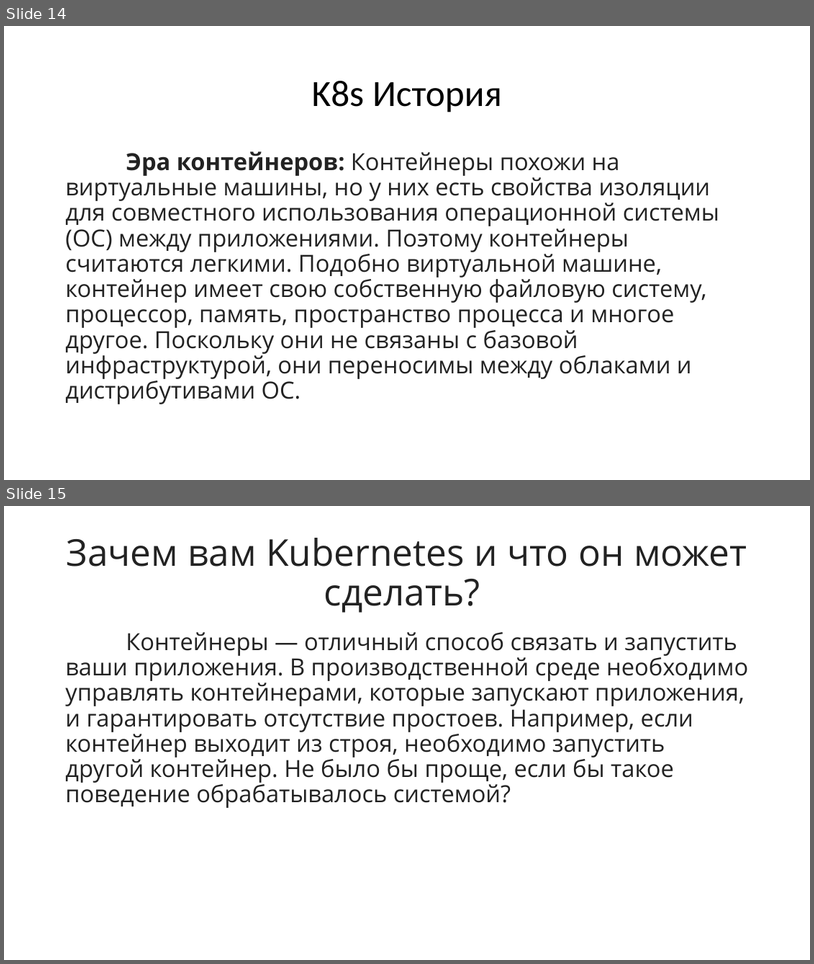
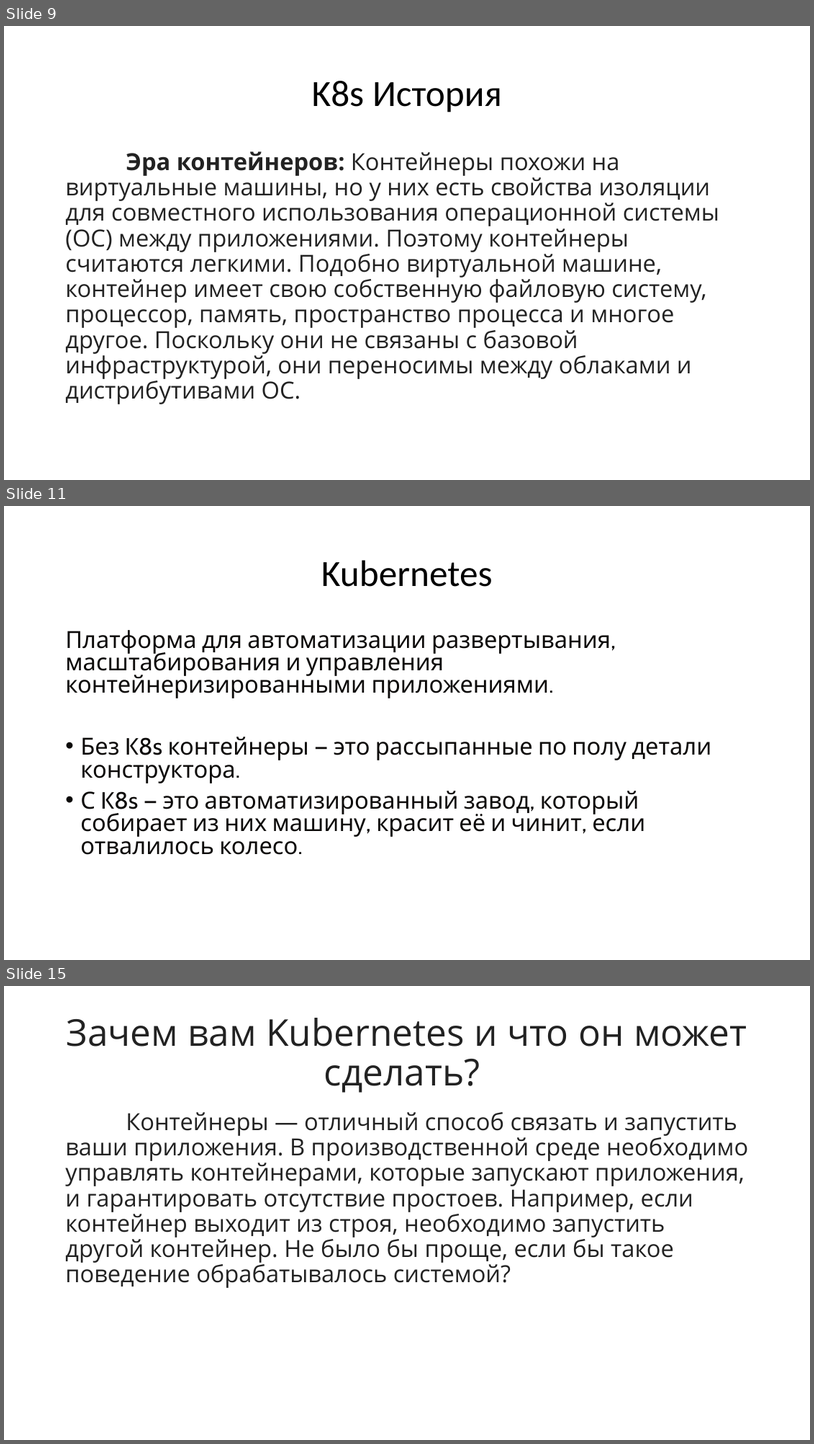
Before and after one commit to Kollekcioner47/k8s, a slide deck: k8s.pptx. Shown one above the other, each under a label of ours: slides 14 and 15 before the commit, slides 9, 11 and 15 after it; the slides between them are not shown. The pictures are 814x964 and 814x1444 pixels, drawn with LibreOffice and Linux fonts; fonts in the diff are those of the drawing. Boxes give left, top, right and bottom in pixels: in the first picture for what was removed or moved away, otherwise in the second. Text is boxed around its words. In the diff, an @@ line names an element or a change of style, - is before the commit and + after.

```diff
--- a/k8s.pptx
+++ b/k8s.pptx
@@ slide 11 added at bbox=[4, 506, 810, 960], background #FFFFFF @@
@@ title added at bbox=[322, 560, 493, 587], 44 pt, text #000000 @@
+Kubernetes
@@ text added at bbox=[65, 630, 712, 854], 28 pt, text #0C0A09 @@
+Платформа для автоматизации развертывания, масштабирования и управления контейнеризированными приложениями.
+• Без K8s контейнеры — это рассыпанные по полу детали конструктора.
+• С K8s — это автоматизированный завод, который собирает из них машину, красит её и чинит, если отвалилось колесо.
@@ what was slide 14 is now slide 9 @@
```
Also in this commit, not shown: 8 slides changed, 22 other slides added, 12 slides removed.
